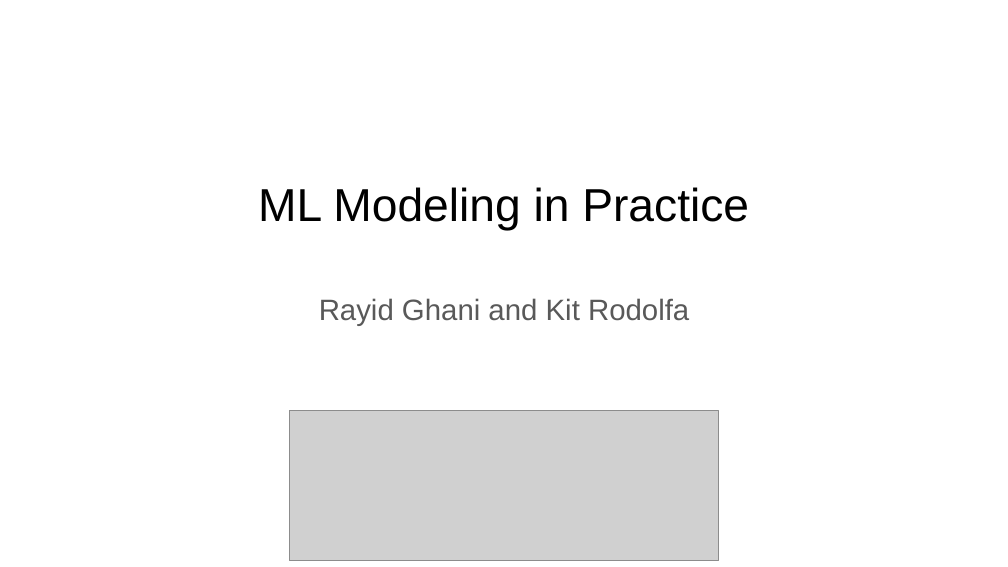
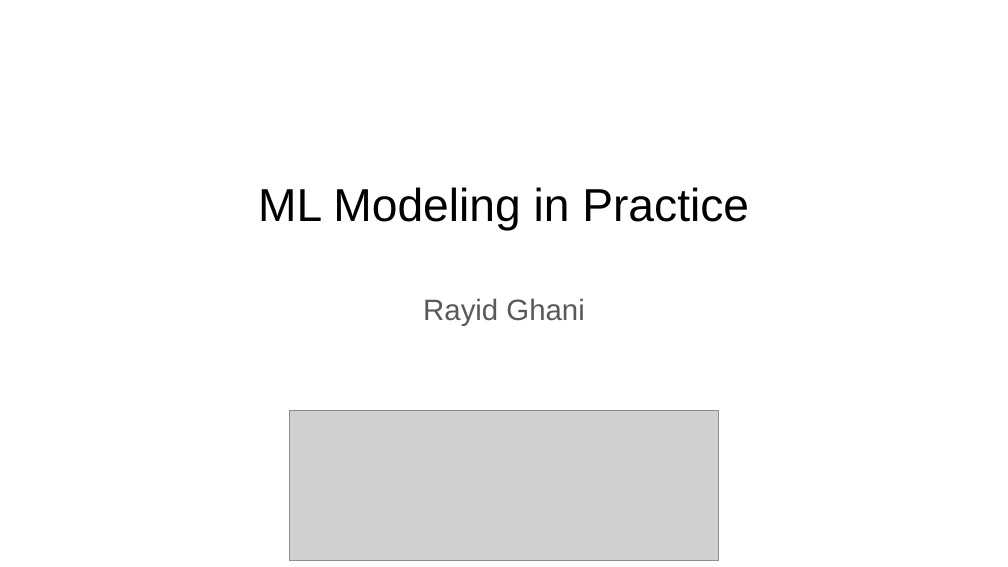
Before and after one commit to dssg/mlforpublicpolicylab, a slide deck: slide 1 of Lectures/14-ml-modeling-in-practice.pptx. Drawn at 1008x567 pixels with LibreOffice and Linux fonts; fonts in the diff are those of the drawing; grey boxes stand for pictures. Boxes give left, top, right and bottom in pixels: in the first picture for what was removed or moved away, otherwise in the second. Text is boxed around its words. In the diff, an @@ line names an element or a change of style, - is before the commit and + after.

```diff
--- a/Lectures/14-ml-modeling-in-practice.pptx
+++ b/Lectures/14-ml-modeling-in-practice.pptx
@@ text at (423, 298, 584, 326): text changed @@
-Rayid Ghani and Kit Rodolfa
+Rayid Ghani
```
Also in this commit, not shown: 3 other slides changed, 1 slide added.
